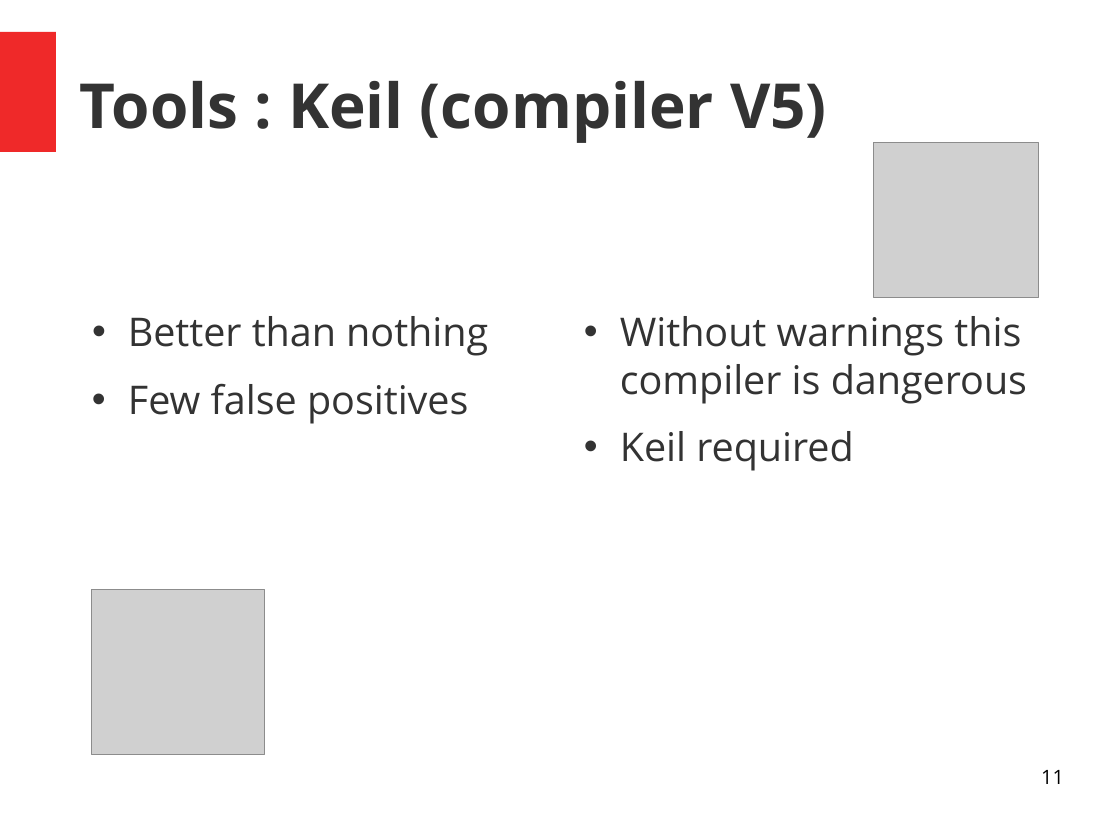
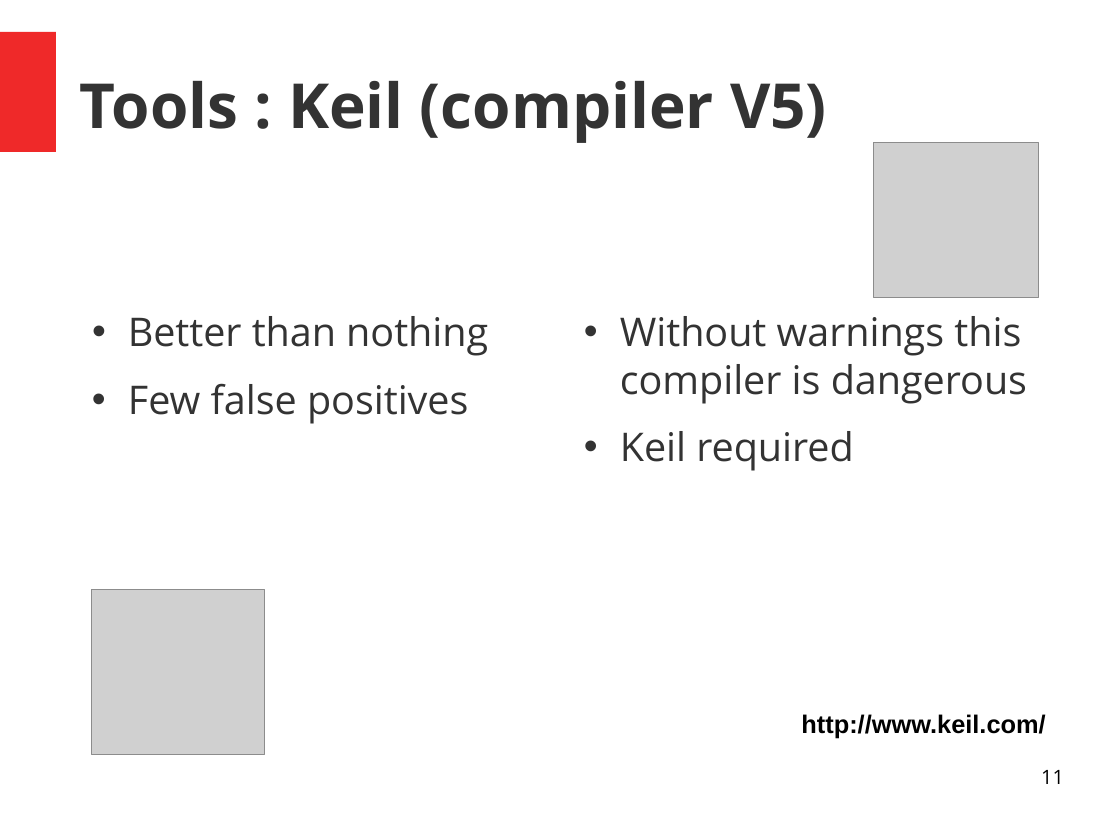
Before and after one commit to PandaChauve/StaticAnalysisTests, a slide deck: slide 11 of Untitled 1.odp. Drawn at 1120x840 pixels with LibreOffice and Linux fonts; fonts in the diff are those of the drawing; grey boxes stand for pictures. Boxes give left, top, right and bottom in pixels: in the first picture for what was removed or moved away, otherwise in the second. Text is boxed around its words. In the diff, an @@ line names an element or a change of style, - is before the commit and + after.

```diff
--- a/Untitled 1.odp
+++ b/Untitled 1.odp
@@ text added at [801,714,1045,739], 18 pt, text #000000, bold @@
+http://www.keil.com/
```
Also in this commit, not shown: 7 other slides changed, 8 slides added.
